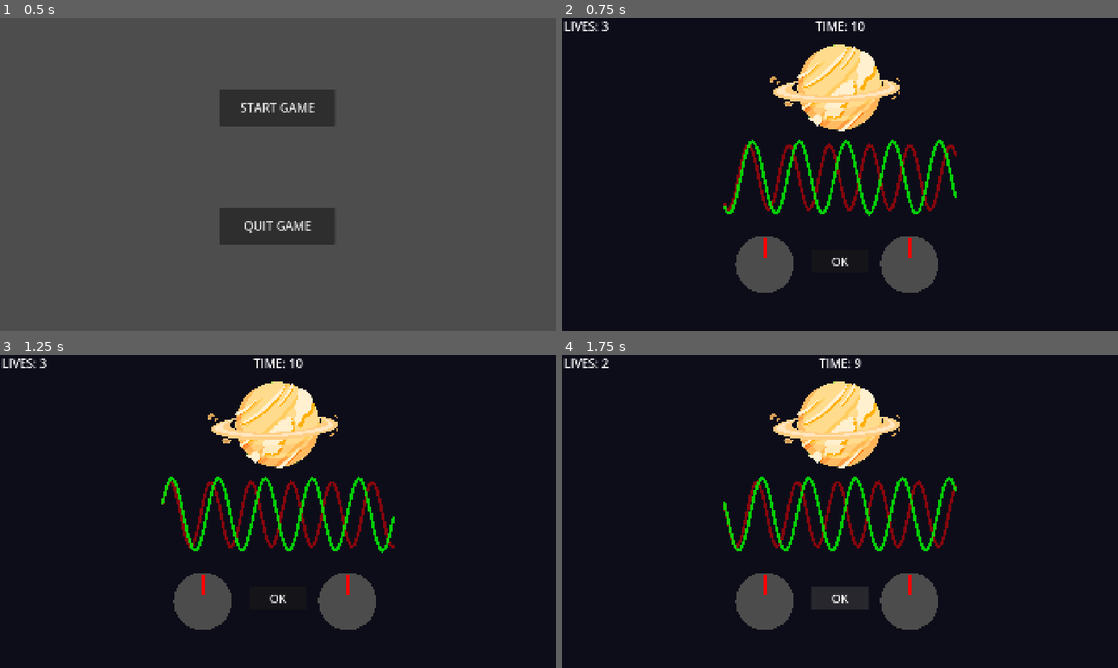
Above: before the commit, frames 1-4 (two rows, left to right).
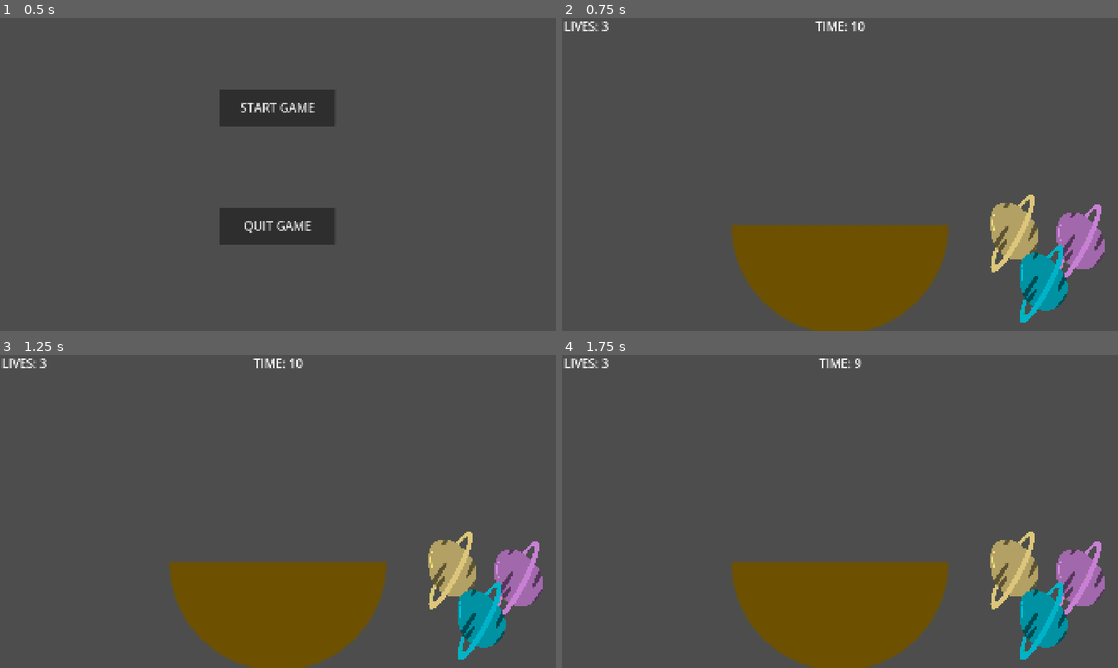
Above: after the commit, the same moments.

Repository: saangosu/BREAK-THE-WORLD-unisabana-gamejam-2026
Game: Godot game, scene res://scenes/main_scene.tscn
Same seed, same stepped clock (60 frames per second), same inputs: the game is played once before the commit and once after it.
Inputs (mouse positions are in pixels of both pictures, inside the frame that each line leads up to):
- Up to frame 1 (0.5 s): no input
- Up to frame 2 (0.75 s): click "START GAME" at 0.5 s
- Up to frame 3 (1.25 s): no input
- Up to frame 4 (1.75 s): click (840, 599) at 1.25 s, where only the run before the commit has a clickable "OK"

Frame 1 is identical in both runs. In frame 2, 100% of the frame differs, in the area x 0-100%, y 0-100%; in frame 3, 100%; in frame 4, 100%.

Commit message:
create minigame 6 (le falta)

Diff:
--- /dev/null
+++ b/Breaking News THE UNIVERSE/scenes/minigame_6/minigame_6.tscn
@@ -0,0 +1,102 @@
+[gd_scene format=3 uid="uid://minigame6"]
+
+[ext_resource type="Script" uid="uid://81wogi83n38o" path="res://scripts/minigame_6/minigame_6.gd" id="1_script"]
+[ext_resource type="Texture2D" uid="uid://btv1smecrgirr" path="res://assets/sprites/minigame_2/planeta 2 completo.png" id="2_planet"]
+[ext_resource type="Texture2D" uid="uid://dsbiv2q285lkm" path="res://assets/sprites/minigame_2/agujero negro.png" id="3_hole"]
+
+[sub_resource type="Shader" id="Shader_gradient"]
+code = "shader_type canvas_item;
+void fragment() {
+    float t = UV.y;
+    vec3 color;
+    if (t < 0.5) {
+        // Top half: Red to Green
+        color = mix(vec3(1.0, 0.0, 0.0), vec3(0.0, 1.0, 0.0), t * 2.0);
+    } else {
+        // Bottom half: Green to Blue
+        color = mix(vec3(0.0, 1.0, 0.0), vec3(0.0, 0.0, 1.0), (t - 0.5) * 2.0);
+    }
+    COLOR = vec4(color, 1.0);
+}
+"
+
+[sub_resource type="ShaderMaterial" id="ShaderMaterial_gradient"]
+shader = SubResource("Shader_gradient")
+
+[node name="Minigame6" type="Node2D" unique_id=611304407]
+script = ExtResource("1_script")
+
+[node name="Background" type="ColorRect" parent="." unique_id=1828124740]
+offset_right = 1920.0
+offset_bottom = 1080.0
+mouse_filter = 2
+color = Color(0.05, 0.05, 0.1, 1)
+
+[node name="BlackHole" type="Sprite2D" parent="." unique_id=1452885080]
+position = Vector2(960, 350)
+scale = Vector2(0.6, 0.6)
+texture = ExtResource("3_hole")
+
+[node name="Pole" type="ColorRect" parent="BlackHole" unique_id=521887484]
+offset_left = -10.0
+offset_top = -300.0
+offset_right = 10.0
+color = Color(0.8, 0.8, 0.8, 1)
+
+[node name="Flag" type="Polygon2D" parent="BlackHole/Pole" unique_id=1929138138]
+color = Color(1, 0, 0, 1)
+polygon = PackedVector2Array(10, 0, 100, 30, 10, 60)
+
+[node name="Planet" type="Sprite2D" parent="." unique_id=322413423]
+position = Vector2(960, 850)
+scale = Vector2(0.12, 0.12)
+texture = ExtResource("2_planet")
+
+[node name="GolfClub" type="ColorRect" parent="Planet" unique_id=875804626]
+offset_left = 600.0
+offset_top = -1200.0
+offset_right = 700.0
+offset_bottom = 300.0
+pivot_offset = Vector2(50, 1500)
+color = Color(0.7, 0.7, 0.7, 1)
+
+[node name="ClubHead" type="ColorRect" parent="Planet/GolfClub" unique_id=312296115]
+layout_mode = 0
+offset_left = -250.0
+offset_top = 1400.0
+offset_right = 100.0
+offset_bottom = 1500.0
+color = Color(0.5, 0.5, 0.5, 1)
+
+[node name="UI" type="Control" parent="." unique_id=714597524]
+layout_mode = 3
+anchors_preset = 0
+offset_right = 1920.0
+offset_bottom = 1080.0
+
+[node name="BarBG" type="ColorRect" parent="UI" unique_id=1295650873]
+material = SubResource("ShaderMaterial_gradient")
+layout_mode = 0
+offset_left = 1600.0
+offset_top = 140.0
+offset_right = 1700.0
+offset_bottom = 940.0
+
+[node name="SweetSpotIndicator" type="ColorRect" parent="UI/BarBG" unique_id=808550177]
+layout_mode = 0
+offset_left = -20.0
+offset_top = 370.0
+offset_bottom = 430.0
+
+[node name="SweetSpotIndicator2" type="ColorRect" parent="UI/BarBG" unique_id=649121973]
+layout_mode = 0
+offset_left = 100.0
+offset_top = 370.0
+offset_right = 120.0
+offset_bottom = 430.0
+
+[node name="Cursor" type="ColorRect" parent="UI/BarBG" unique_id=850261224]
+layout_mode = 0
+offset_left = -30.0
+offset_right = 130.0
+offset_bottom = 15.0
--- a/Breaking News THE UNIVERSE/scripts/game_manager.gd
+++ b/Breaking News THE UNIVERSE/scripts/game_manager.gd
@@ -12,7 +12,7 @@
 @onready var game_timer = $GameTimer
 
 # dictionaries
-var levels := ["res://scenes/eggs/eggs.tscn", "res://scenes/minigame_2/minigame_2.tscn", "res://scenes/Minijuego3.tscn", "res://scenes/minigame_4/minigame_4.tscn"]
+var levels := ["res://scenes/eggs/eggs.tscn", "res://scenes/minigame_2/minigame_2.tscn", "res://scenes/Minijuego3.tscn", "res://scenes/minigame_4/minigame_4.tscn", "res://scenes/minigame_6/minigame_6.tscn"]
 var user_interfaces := {"main_menu" : "res://scenes/ui/main_menu.tscn"}
 
 # arrays
--- /dev/null
+++ b/Breaking News THE UNIVERSE/scripts/minigame_6/minigame_6.gd
@@ -0,0 +1,90 @@
+extends Minigame
+
+@onready var cursor = $UI/BarBG/Cursor
+@onready var bar_bg = $UI/BarBG
+@onready var golf_club = $Planet/GolfClub
+@onready var planet = $Planet
+@onready var black_hole = $BlackHole
+
+var cursor_speed = 1000.0
+var cursor_direction = 1
+var is_moving = true
+var game_over = false
+
+func _ready():
+	cursor.position.y = bar_bg.size.y
+
+	var gm = get_parent()
+	var time_limit = 10.0
+	if gm and "current_time" in gm:
+		time_limit = gm.current_time
+
+	var timer = get_tree().create_timer(time_limit - 0.1)
+	timer.timeout.connect(_on_timeout)
+
+func _on_timeout():
+	if not game_over:
+		game_over = true
+		is_moving = false
+		cursor.color = Color(1, 0, 0)
+		# Fallo genérico por timeout
+		var tween = create_tween()
+		tween.tween_property(golf_club, "rotation_degrees", 20.0, 0.1)
+		tween.tween_property(golf_club, "rotation_degrees", 0.0, 0.2)
+		await tween.finished
+		emit_signal("lost")
+
+func _process(delta):
+	if not is_moving or game_over:
+		return
+
+	cursor.position.y += cursor_speed * cursor_direction * delta
+
+	if cursor.position.y > bar_bg.size.y:
+		cursor.position.y = bar_bg.size.y
+		cursor_direction = -1
+	elif cursor.position.y < 0:
+		cursor.position.y = 0
+		cursor_direction = 1
+
+func _input(event):
+	if event.is_action_pressed("ui_accept") or (event is InputEventMouseButton and event.button_index == MOUSE_BUTTON_LEFT and event.pressed):
+		if is_moving and not game_over:
+			_attempt_shot()
+
+func _attempt_shot():
+	is_moving = false
+	game_over = true
+
+	var cursor_center = cursor.position.y + cursor.size.y / 2.0
+	var power = 1.0 - (cursor_center / bar_bg.size.y) # 0.0 to 1.0
+
+	# Win condition: power between 0.45 and 0.55 (perfect is 0.5)
+	var is_win = abs(power - 0.5) <= 0.075
+
+	# Calculate distance: Max power (1.0) goes 1000 pixels. Power 0.5 goes 500 pixels.
+	var distance = power * 1000.0
+	var target_y = planet.global_position.y - distance
+
+	# Animate Swing
+	var tween = create_tween()
+	# The club swings back more depending on power
+	var back_rotation = lerp(20.0, 90.0, power)
+	tween.tween_property(golf_club, "rotation_degrees", back_rotation, 0.15)
+
+	# The club swings forward
+	var follow_through = lerp(-10.0, -60.0, power)
+	tween.tween_property(golf_club, "rotation_degrees", follow_through, 0.1)
+
+	# Planet flies
+	var flight_time = lerp(0.3, 0.6, power)
+	tween.parallel().tween_property(planet, "global_position", Vector2(planet.global_position.x, target_y), flight_time).set_ease(Tween.EASE_OUT).set_trans(Tween.TRANS_QUAD).set_delay(0.25)
+
+	if is_win:
+		tween.parallel().tween_property(planet, "scale", Vector2(0.05, 0.05), flight_time).set_delay(0.25)
+		await tween.finished
+		emit_signal("point_scored")
+		emit_signal("completed")
+	else:
+		await tween.finished
+		emit_signal("lost")
Not shown, added: Breaking News THE UNIVERSE/scripts/minigame_6/minigame_6.gd.uid
Not shown, added: Breaking News THE UNIVERSE/create_m6.py
Not shown, added: Breaking News THE UNIVERSE/update_m6.py
